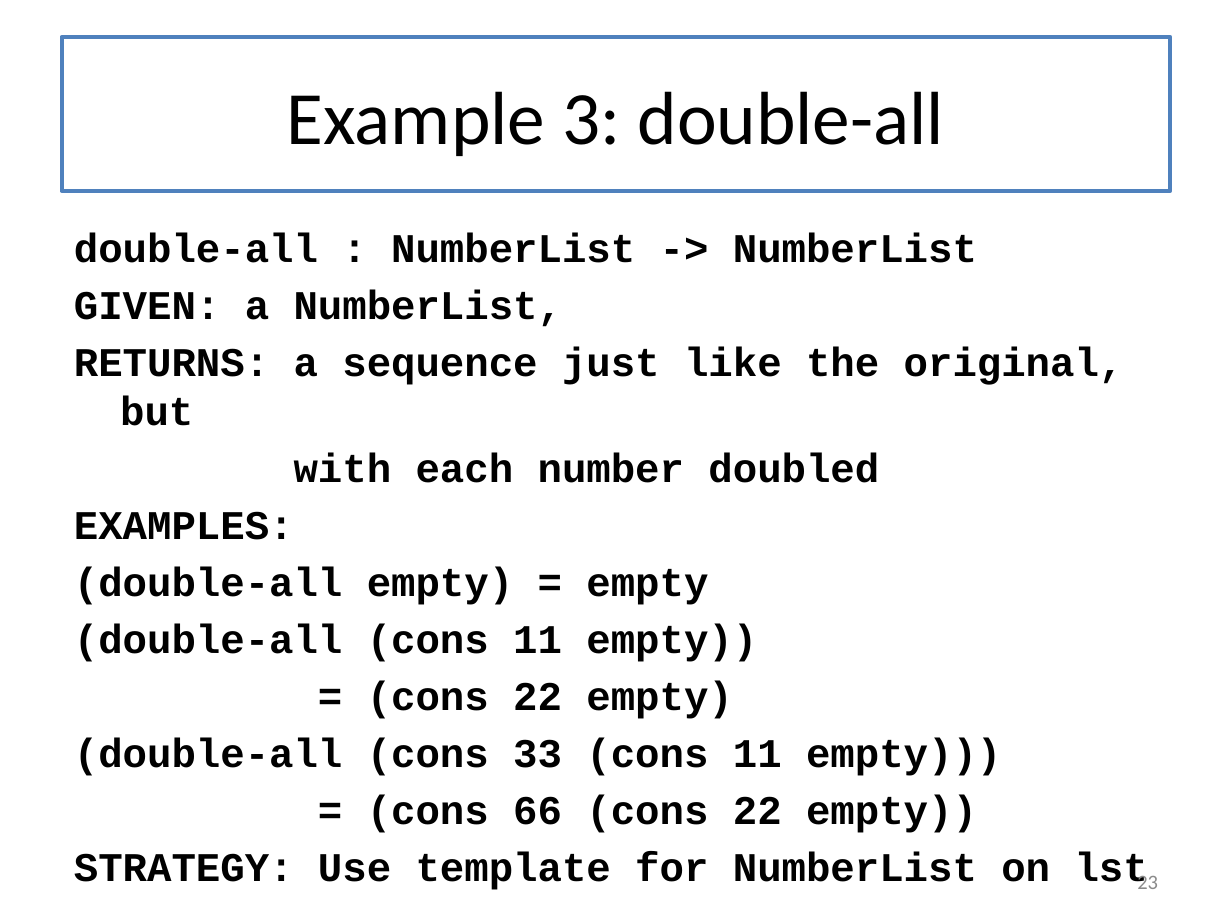
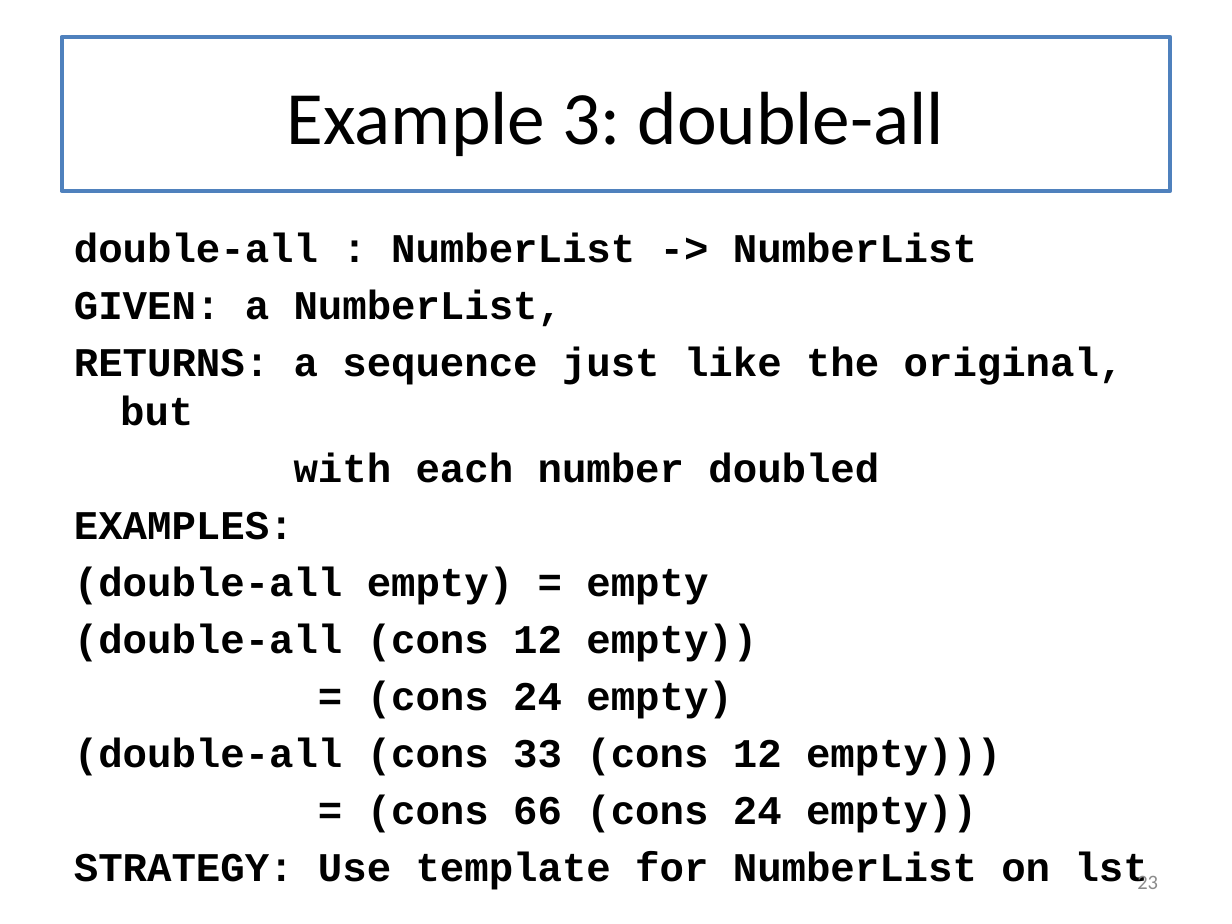
Before and after one commit to mwand/cs5010f17, a slide deck: slide 23 of Slides/Lesson 4.2 The Observer Template for List Data.pptx. Drawn at 1232x924 pixels with LibreOffice and Linux fonts; fonts in the diff are those of the drawing. Boxes give left, top, right and bottom in pixels: in the first picture for what was removed or moved away, otherwise in the second. Text is boxed around its words. In the diff, an @@ line names an element or a change of style, - is before the commit and + after.

```diff
--- a/Slides/Lesson 4.2 The Observer Template for List Data.pptx
+++ b/Slides/Lesson 4.2 The Observer Template for List Data.pptx
@@ text at box(74, 624, 1001, 833): text changed @@
-(double-all (cons 11 empty))
-= (cons 22 empty)
-(double-all (cons 33 (cons 11 empty)))
-= (cons 66 (cons 22 empty))
+(double-all (cons 12 empty))
+= (cons 24 empty)
+(double-all (cons 33 (cons 12 empty)))
+= (cons 66 (cons 24 empty))
```
Also in this commit, not shown: 1 other slide changed, 5 other files.
